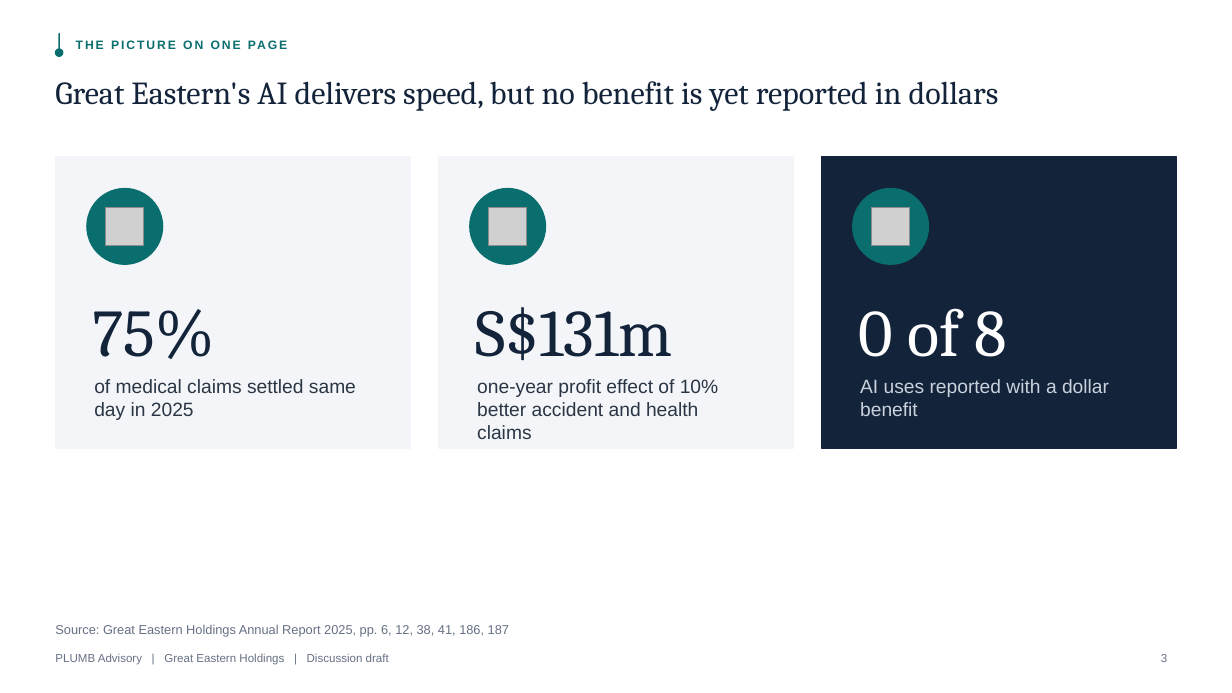
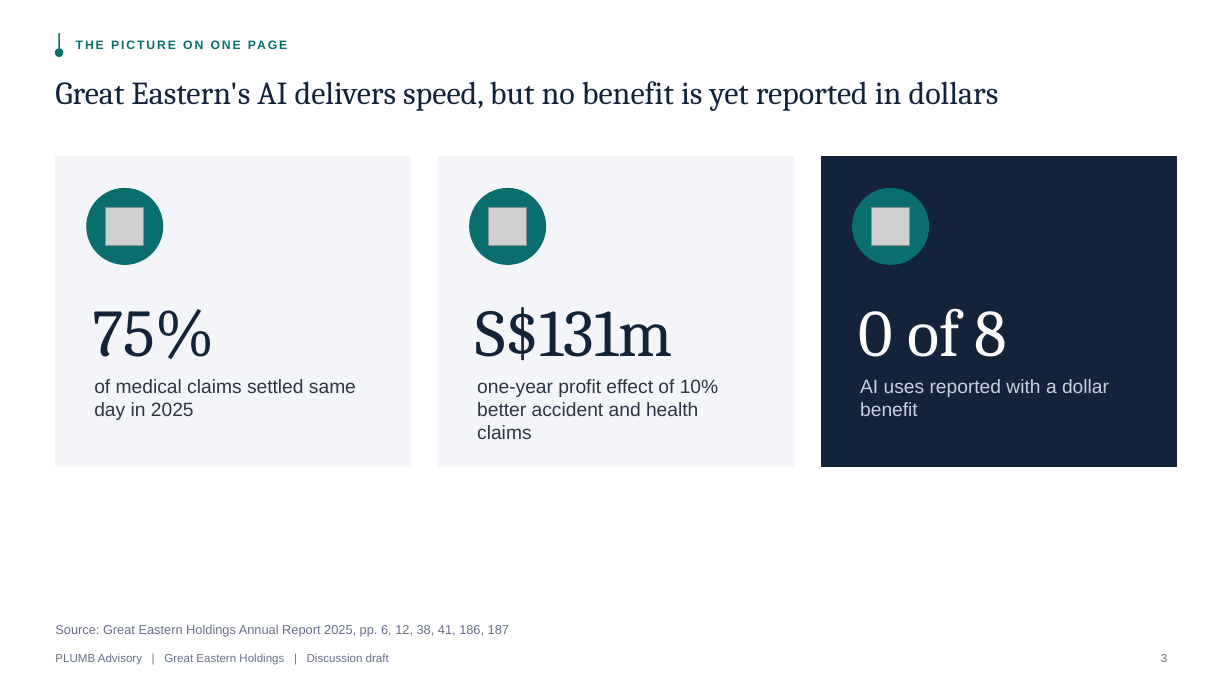
Before and after one commit to waghmaredb/plumb, a slide deck: slide 3 of runs/great-eastern/2026-10-26-run6/deck-exec-v4/PLUMB-GEH-preread-v4-DRAFT.pptx. Drawn at 1232x693 pixels with LibreOffice and Linux fonts; fonts in the diff are those of the drawing; grey boxes stand for pictures. Boxes give left, top, right and bottom in pixels: in the first picture for what was removed or moved away, otherwise in the second. Text is boxed around its words. In the diff, an @@ line names an element or a change of style, - is before the commit and + after.

```diff
--- a/runs/great-eastern/2026-10-26-run6/deck-exec-v4/PLUMB-GEH-preread-v4-DRAFT.pptx
+++ b/runs/great-eastern/2026-10-26-run6/deck-exec-v4/PLUMB-GEH-preread-v4-DRAFT.pptx
@@ rectangle: place and size @@
-rectangle at [822,157,1177,448]
+rectangle at [822,157,1177,467]
```
Also in this commit, not shown: 11 other files.
